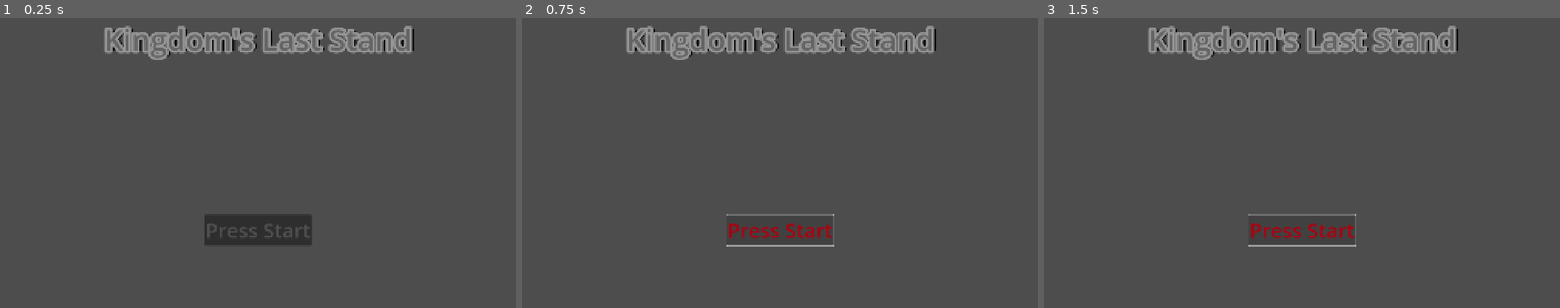
Above: before the commit, frames 1-3 (left to right).
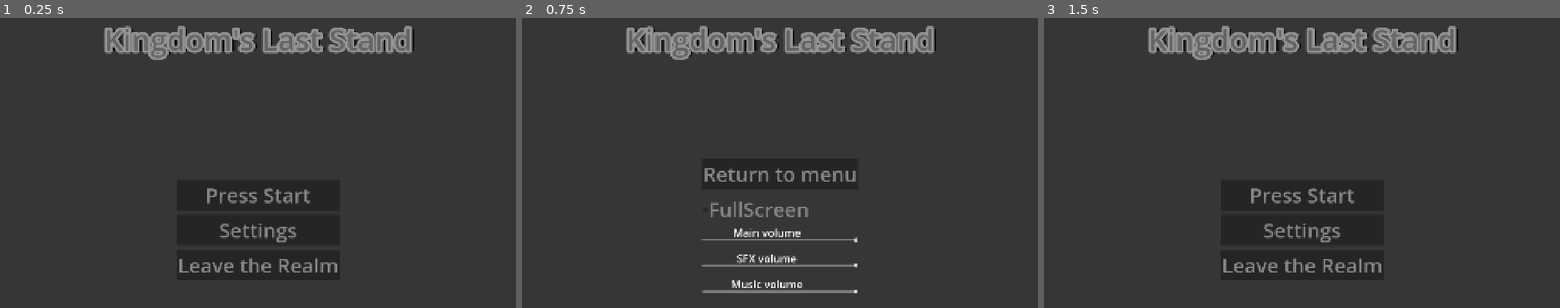
Above: after the commit, the same moments.

Repository: KH951-ARU/MOD009717_godot
Game: Godot game, scene res://main_menu.tscn
Same seed, same stepped clock (60 frames per second), same inputs: the game is played once before the commit and once after it. Before the commit the project has no main scene; this scene is started directly in both runs.
Inputs (mouse positions are in pixels of both pictures, inside the frame that each line leads up to):
- Up to frame 1 (0.25 s): no input
- Up to frame 2 (0.75 s): click (780, 229) at 0.5 s, where only the run after the commit has a clickable "Settings"
- Up to frame 3 (1.5 s): click "Press Start" (after the commit: "Return to menu") at 1.25 s

The runs differ from the first frame. In frame 1, 8.3% of the frame differs, in the area x 34-66%, y 55-91%; in frame 2, 5.2%; in frame 3, 10%.

Commit message:
Step 2 the menu is done

Diff:
--- a/Menu.tres
+++ b/Menu.tres
@@ -1,7 +1,7 @@
 [gd_resource type="Theme" format=3 uid="uid://ccpq0r7w7nl7l"]
 
 [resource]
-Button/colors/font_color = Color(0.314317, 0.314316, 0.314316, 1)
+Button/colors/font_color = Color(0.533038, 0.533036, 0.533037, 1)
 Button/colors/font_hover_color = Color(0.677742, 0, 0.0598884, 1)
 Button/colors/font_pressed_color = Color(0.675898, 0, 0.106972, 1)
 Button/font_sizes/font_size = 16
--- /dev/null
+++ b/default_bus_layout.tres
@@ -0,0 +1,15 @@
+[gd_resource type="AudioBusLayout" format=3 uid="uid://d2jyxm8rkev50"]
+
+[resource]
+bus/1/name = &"Music"
+bus/1/solo = false
+bus/1/mute = false
+bus/1/bypass_fx = false
+bus/1/volume_db = 0.0
+bus/1/send = &"Master"
+bus/2/name = &"SFX"
+bus/2/solo = false
+bus/2/mute = false
+bus/2/bypass_fx = false
+bus/2/volume_db = 0.0
+bus/2/send = &"Master"
--- /dev/null
+++ b/levels/1.tscn
@@ -0,0 +1,3 @@
+[gd_scene format=3 uid="uid://mxispojtylqn"]
+
+[node name="Node3D" type="Node3D"]
--- /dev/null
+++ b/main_menu.gd
@@ -0,0 +1,43 @@
+extends Node2D
+
+var level: int = 1
+
+func _ready() -> void:
+	$"CenterContainer/settings menu/fullscreen".button_pressed = true if DisplayServer.window_get_mode() == DisplayServer.WINDOW_MODE_EXCLUSIVE_FULLSCREEN else false
+	$"CenterContainer/settings menu/main volume slider".value = db_to_linear(AudioServer.get_bus_volume_db(AudioServer.get_bus_index("Master")))
+	$"CenterContainer/settings menu/main SFX slider".value = db_to_linear(AudioServer.get_bus_volume_db(AudioServer.get_bus_index("SFX")))
+	$"CenterContainer/settings menu/main music volume slider".value = db_to_linear(AudioServer.get_bus_volume_db(AudioServer.get_bus_index("Music")))
+
+func _on_play_pressed() -> void:
+	get_tree().change_scene_to_file(str("res://levels/",level, ".tscn"))
+
+func _on_settings_pressed() -> void:
+	$"CenterContainer/main buttons".visible = false
+	$"CenterContainer/settings menu".visible = true
+
+func _on_quit_pressed() -> void:
+	get_tree().quit()
+
+
+func _on_back_pressed() -> void:
+	$"CenterContainer/main buttons".visible = true
+	$"CenterContainer/settings menu".visible = false
+
+
+func _on_fullscreen_toggled(toggled_on: bool) -> void:
+	if toggled_on:
+		DisplayServer.window_set_mode(DisplayServer.WINDOW_MODE_EXCLUSIVE_FULLSCREEN)
+	else:
+		DisplayServer.window_set_mode(DisplayServer.WINDOW_MODE_MAXIMIZED)
+
+
+func _on_main_volume_slider_value_changed(value: float) -> void:
+	AudioServer.set_bus_volume_linear(AudioServer.get_bus_index("Master"), value)
+
+
+func _on_main_sfx_slider_value_changed(value: float) -> void:
+	AudioServer.set_bus_volume_linear(AudioServer.get_bus_index("SFX"), value)
+
+
+func _on_main_music_volume_slider_value_changed(value: float) -> void:
+	AudioServer.set_bus_volume_linear(AudioServer.get_bus_index("Music"), value)
--- a/main_menu.tscn
+++ b/main_menu.tscn
@@ -1,8 +1,10 @@
-[gd_scene load_steps=2 format=3 uid="uid://bc43ea6axuklr"]
+[gd_scene load_steps=3 format=3 uid="uid://bc43ea6axuklr"]
 
 [ext_resource type="Theme" uid="uid://ccpq0r7w7nl7l" path="res://Menu.tres" id="1_06t4h"]
+[ext_resource type="Script" uid="uid://cmrb06e55m7ij" path="res://main_menu.gd" id="1_7vrkn"]
 
 [node name="Main Menu" type="Node2D"]
+script = ExtResource("1_7vrkn")
 
 [node name="Title" type="Label" parent="."]
 offset_right = 1920.0
@@ -24,27 +26,27 @@
 offset_bottom = 1080.0
 theme = ExtResource("1_06t4h")
 
-[node name="mian buttons" type="VBoxContainer" parent="CenterContainer"]
-visible = false
+[node name="main buttons" type="VBoxContainer" parent="CenterContainer"]
 layout_mode = 2
 theme_override_constants/separation = 16
 
-[node name="play" type="Button" parent="CenterContainer/mian buttons"]
+[node name="play" type="Button" parent="CenterContainer/main buttons"]
 layout_mode = 2
 theme_override_font_sizes/font_size = 75
 text = "Press Start"
 
-[node name="settings" type="Button" parent="CenterContainer/mian buttons"]
+[node name="settings" type="Button" parent="CenterContainer/main buttons"]
 layout_mode = 2
 theme_override_font_sizes/font_size = 75
 text = "Settings"
 
-[node name="Quit" type="Button" parent="CenterContainer/mian buttons"]
+[node name="Quit" type="Button" parent="CenterContainer/main buttons"]
 layout_mode = 2
 theme_override_font_sizes/font_size = 75
 text = "Leave the Realm"
 
 [node name="settings menu" type="VBoxContainer" parent="CenterContainer"]
+visible = false
 layout_mode = 2
 theme = ExtResource("1_06t4h")
 theme_override_constants/separation = 16
@@ -52,4 +54,85 @@
 [node name="Back" type="Button" parent="CenterContainer/settings menu"]
 layout_mode = 2
 theme_override_font_sizes/font_size = 75
-text = "Press Start"
+text = "Return to menu"
+
+[node name="fullscreen" type="CheckBox" parent="CenterContainer/settings menu"]
+layout_mode = 2
+theme = ExtResource("1_06t4h")
+theme_override_font_sizes/font_size = 75
+text = "FullScreen
+"
+
+[node name="main volume slider" type="HSlider" parent="CenterContainer/settings menu"]
+custom_minimum_size = Vector2(0, 80)
+layout_mode = 2
+theme = ExtResource("1_06t4h")
+max_value = 1.0
+step = 0.001
+
+[node name="Label" type="Label" parent="CenterContainer/settings menu/main volume slider"]
+custom_minimum_size = Vector2(484, 55)
+layout_mode = 0
+offset_top = -16.0
+offset_right = 484.0
+offset_bottom = 39.0
+theme = ExtResource("1_06t4h")
+theme_override_font_sizes/font_size = 40
+text = "Main volume"
+horizontal_alignment = 1
+
+[node name="main SFX slider" type="HSlider" parent="CenterContainer/settings menu"]
+custom_minimum_size = Vector2(0, 80)
+layout_mode = 2
+theme = ExtResource("1_06t4h")
+max_value = 1.0
+step = 0.001
+
+[node name="Label" type="Label" parent="CenterContainer/settings menu/main SFX slider"]
+custom_minimum_size = Vector2(484, 55)
+layout_mode = 0
+offset_top = -16.0
+offset_right = 484.0
+offset_bottom = 39.0
+theme = ExtResource("1_06t4h")
+theme_override_font_sizes/font_size = 40
+text = "SFX volume"
+horizontal_alignment = 1
+
+[node name="main music volume slider" type="HSlider" parent="CenterContainer/settings menu"]
+custom_minimum_size = Vector2(0, 80)
+layout_mode = 2
+theme = ExtResource("1_06t4h")
+max_value = 1.0
+step = 0.001
+
+[node name="Label" type="Label" parent="CenterContainer/settings menu/main music volume slider"]
+custom_minimum_size = Vector2(484, 55)
+layout_mode = 0
+offset_top = -16.0
+offset_right = 484.0
+offset_bottom = 39.0
+theme = ExtResource("1_06t4h")
+theme_override_font_sizes/font_size = 40
+text = "Music volume"
+horizontal_alignment = 1
+
+[node name="ColorRect" type="ColorRect" parent="."]
+z_index = -385
+offset_left = -28.0
+offset_top = -22.0
+offset_right = 1952.0
+offset_bottom = 1124.0
+mouse_filter = 2
+color = Color(0.206104, 0.21523, 0.208333, 1)
+
+[node name="AudioStreamPlayer" type="AudioStreamPlayer" parent="."]
+
+[connection signal="pressed" from="CenterContainer/main buttons/play" to="." method="_on_play_pressed"]
+[connection signal="pressed" from="CenterContainer/main buttons/settings" to="." method="_on_settings_pressed"]
+[connection signal="pressed" from="CenterContainer/main buttons/Quit" to="." method="_on_quit_pressed"]
+[connection signal="pressed" from="CenterContainer/settings menu/Back" to="." method="_on_back_pressed"]
+[connection signal="toggled" from="CenterContainer/settings menu/fullscreen" to="." method="_on_fullscreen_toggled"]
+[connection signal="value_changed" from="CenterContainer/settings menu/main volume slider" to="." method="_on_main_volume_slider_value_changed"]
+[connection signal="value_changed" from="CenterContainer/settings menu/main SFX slider" to="." method="_on_main_sfx_slider_value_changed"]
+[connection signal="value_changed" from="CenterContainer/settings menu/main music volume slider" to="." method="_on_main_music_volume_slider_value_changed"]
--- a/project.godot
+++ b/project.godot
@@ -11,6 +11,7 @@
 [application]
 
 config/name="Tower defence GDT(Kingdom's Last Stand)"
+run/main_scene="uid://bc43ea6axuklr"
 config/features=PackedStringArray("4.4", "GL Compatibility")
 config/icon="res://icon.svg"
 
Not shown, added: main_menu.gd.uid
